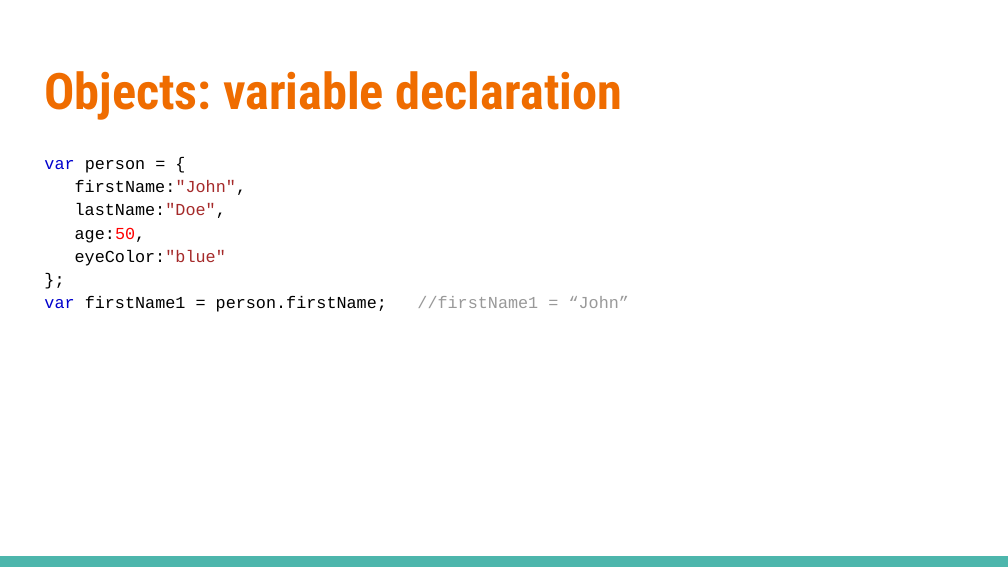
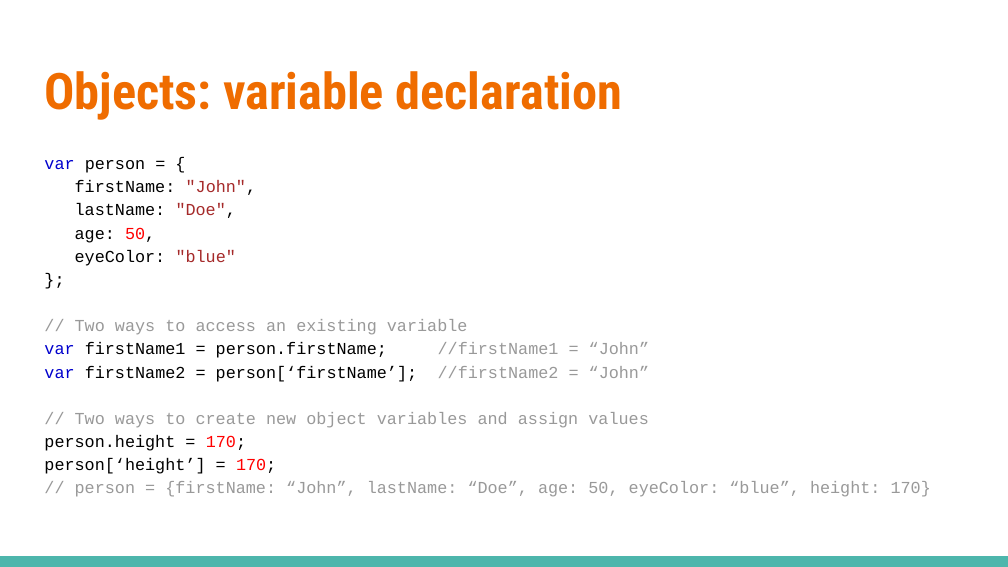
Before and after one commit to linkedin/high-school-trainee, a slide deck: slide 13 of Week_2/Lectures/2.1_JavaScript_Basics.pptx (slide 10 before the commit). Drawn at 1008x567 pixels with LibreOffice and Linux fonts; fonts in the diff are those of the drawing. Boxes give left, top, right and bottom in pixels: in the first picture for what was removed or moved away, otherwise in the second. Text is boxed around its words. In the diff, an @@ line names an element or a change of style, - is before the commit and + after.

```diff
--- a/Week_2/Lectures/2.1_JavaScript_Basics.pptx
+++ b/Week_2/Lectures/2.1_JavaScript_Basics.pptx
@@ text at (x1=75, y1=180, x2=257, y2=266): spaces changed @@
-firstName:"John",
-lastName:"Doe",
-age:50,
-eyeColor:"blue"
+firstName: "John",
+lastName: "Doe",
+age: 50,
+eyeColor: "blue"
@@ text at (x1=75, y1=319, x2=468, y2=335): paragraph added @@
+// Two ways to access an existing variable
@@ text at (x1=44, y1=366, x2=931, y2=497): paragraphs added @@
+var firstName2 = person[‘firstName’]; //firstName2 = “John”
+// Two ways to create new object variables and assign values
+person.height = 170;
+person[‘height’] = 170;
+// person = {firstName: “John”, lastName: “Doe”, age: 50, eyeColor: “blue”, height: 170}
```
Also in this commit, not shown: 12 other slides changed, 1 slide removed, 1 other file.
